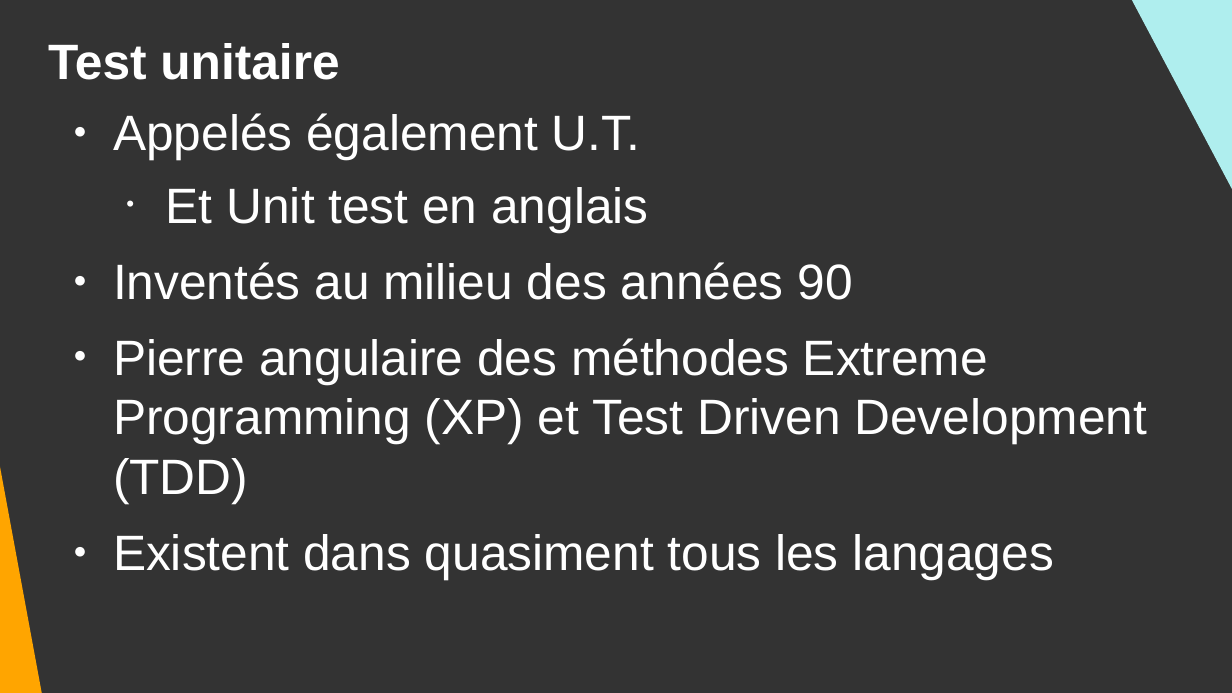
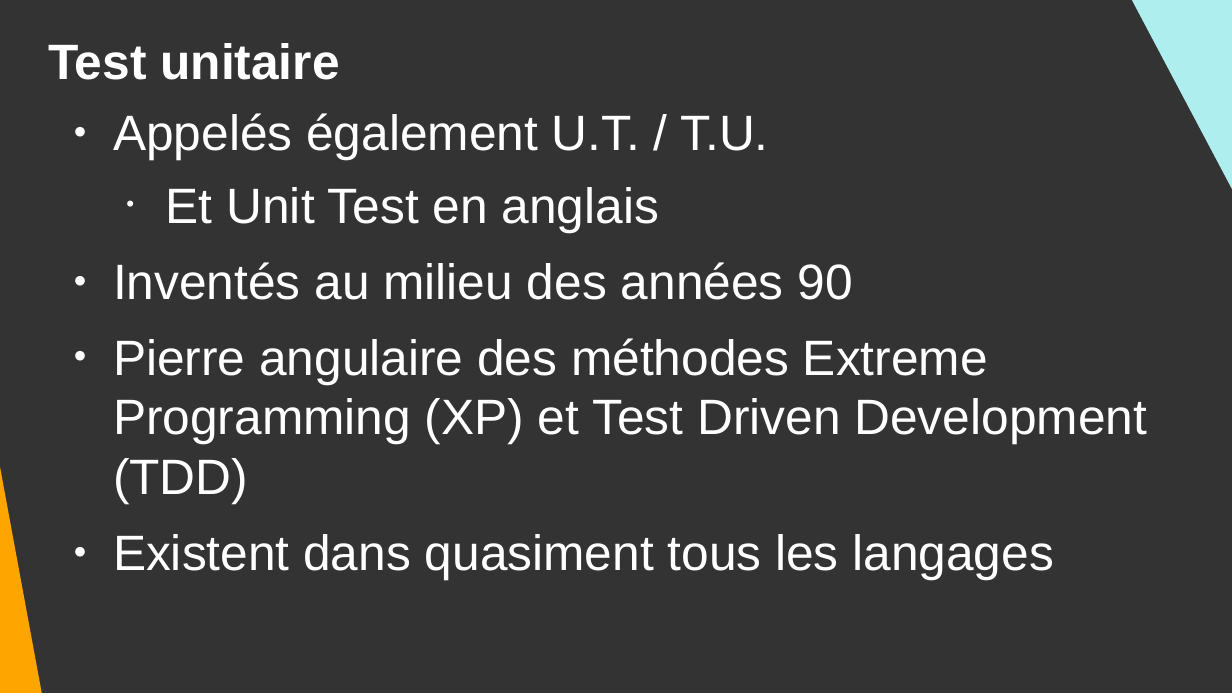
Before and after one commit to DanYellow/cours, a slide deck: slide 4 of developpement-front-s5/travaux-pratiques/numero-1/presentation.odp. Drawn at 1232x693 pixels with LibreOffice and Linux fonts; fonts in the diff are those of the drawing. Boxes give left, top, right and bottom in pixels: in the first picture for what was removed or moved away, otherwise in the second. Text is boxed around its words. In the diff, an @@ line names an element or a change of style, - is before the commit and + after.

Commit message:
dev-front-s5 - add async api call for unit test course

```diff
--- a/developpement-front-s5/travaux-pratiques/numero-1/presentation.odp
+++ b/developpement-front-s5/travaux-pratiques/numero-1/presentation.odp
@@ text at [113, 113, 769, 232]: text changed @@
-● Appelés également U.T.
-  • Et Unit test en anglais
+● Appelés également U.T. / T.U.
+  • Et Unit Test en anglais
```
Also in this commit, not shown: 5 other slides changed, 8 slides added, 13 slides removed, 9 other files.
